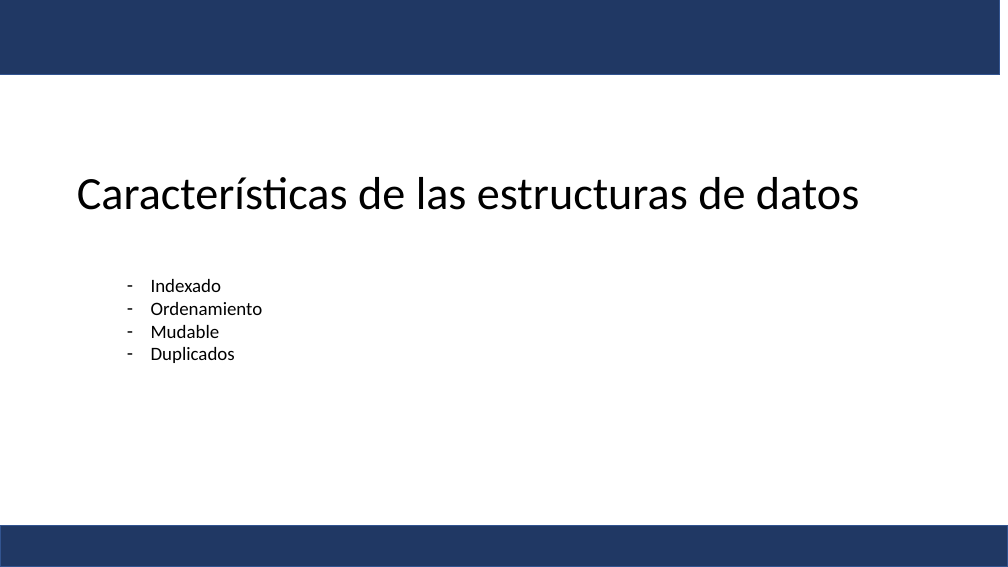
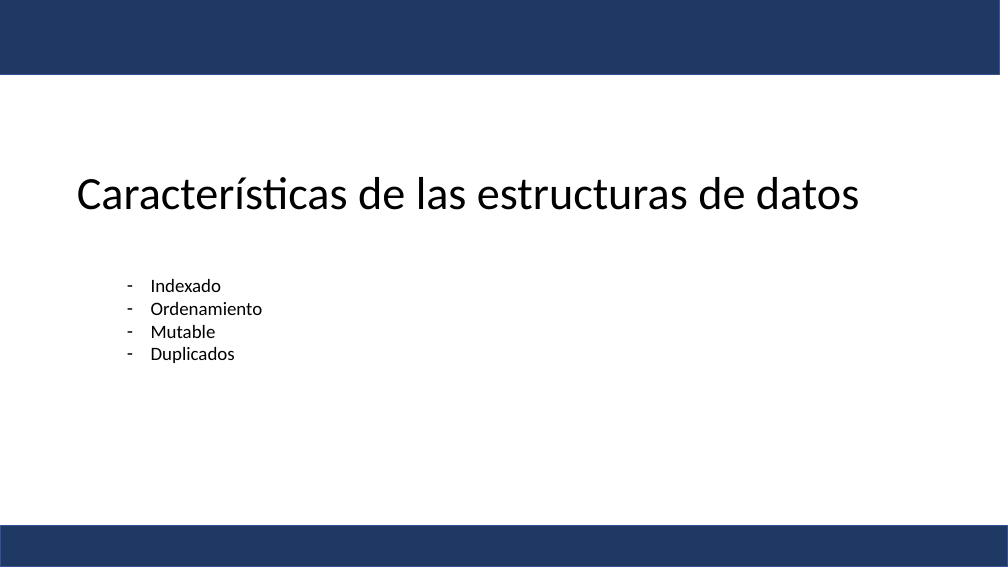
Before and after one commit to Fernando-JAL/Neurociencias-2026-1, a slide deck: slide 5 of S01_presentacion/02 Tipos de datos.pptx. Drawn at 1008x567 pixels with LibreOffice and Linux fonts; fonts in the diff are those of the drawing. Boxes give left, top, right and bottom in pixels: in the first picture for what was removed or moved away, otherwise in the second. Text is boxed around its words. In the diff, an @@ line names an element or a change of style, - is before the commit and + after.

```diff
--- a/S01_presentacion/02 Tipos de datos.pptx
+++ b/S01_presentacion/02 Tipos de datos.pptx
@@ text at (151,325,216,338): text changed @@
-– Mudable
+– Mutable
```
Also in this commit, not shown: 3 other files.
